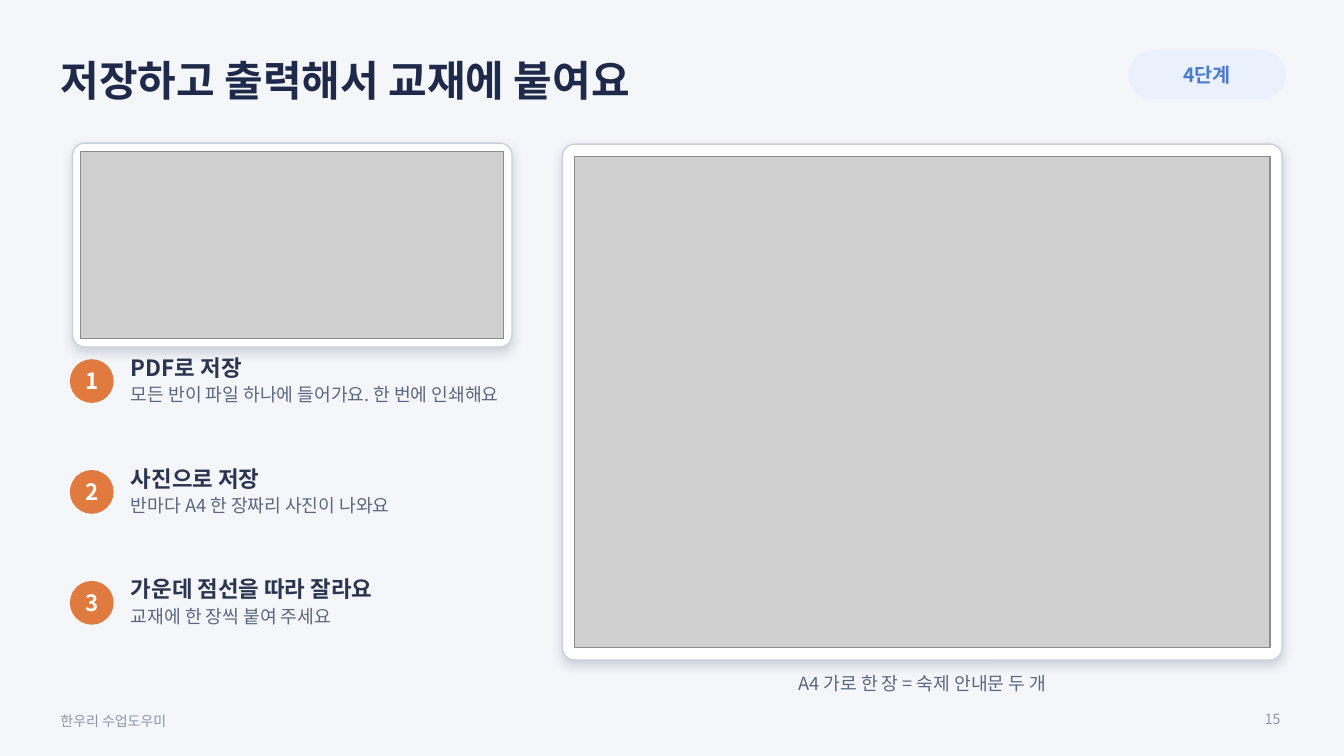
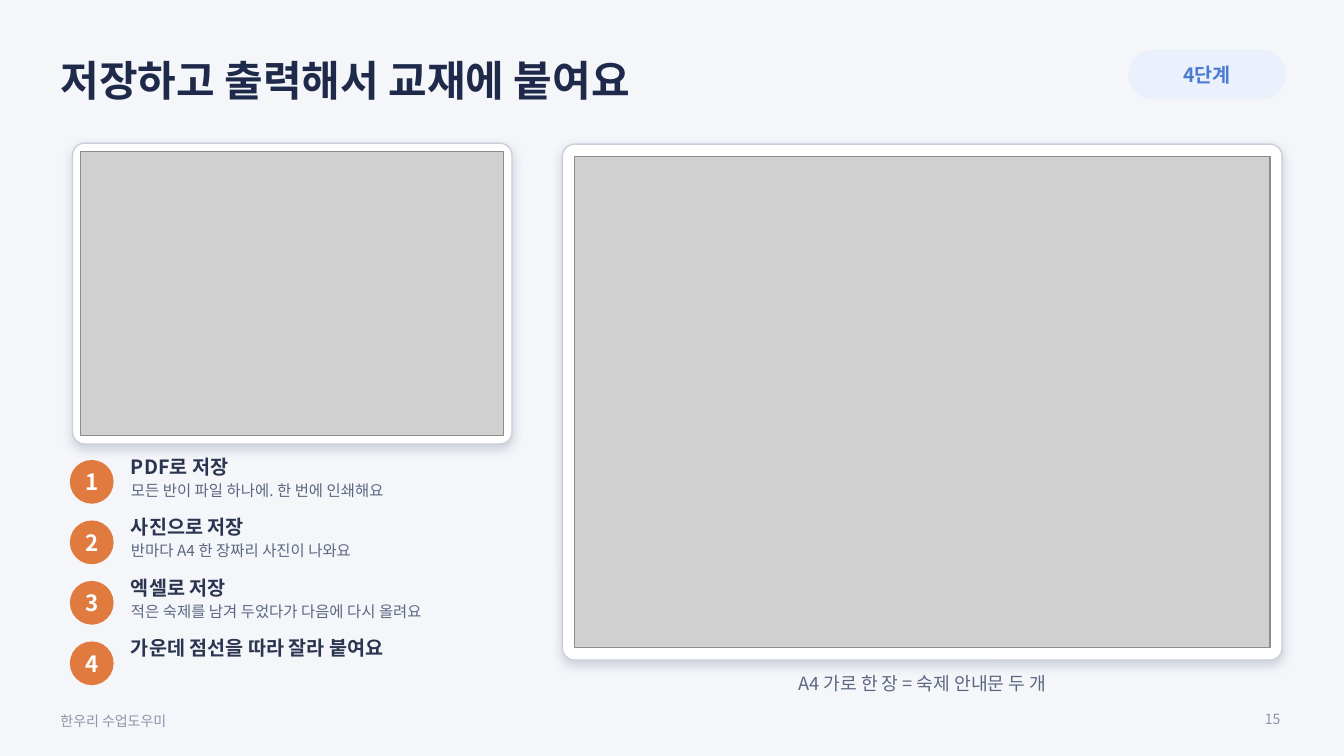
Before and after one commit to mijini164-ui/hanuri-homework-notice, a slide deck: slide 15 of forms/한우리_수업도우미_사용안내.pptx. Drawn at 1344x756 pixels with LibreOffice and Linux fonts; fonts in the diff are those of the drawing; grey boxes stand for pictures. Boxes give left, top, right and bottom in pixels: in the first picture for what was removed or moved away, otherwise in the second. Text is boxed around its words. In the diff, an @@ line names an element or a change of style, - is before the commit and + after.

```diff
--- a/forms/한우리_수업도우미_사용안내.pptx
+++ b/forms/한우리_수업도우미_사용안내.pptx
@@ rounded rectangle resized from (x1=73, y1=143, x2=512, y2=347) to (x1=73, y1=143, x2=512, y2=445) @@
@@ rounded rectangle at (x1=73, y1=143, x2=512, y2=445): proportions changed @@
@@ picture resized from (x1=81, y1=151, x2=504, y2=339) to (x1=81, y1=151, x2=504, y2=437) @@
@@ text "1" moved from (x1=85, y1=372, x2=98, y2=389) to (x1=85, y1=473, x2=98, y2=490) @@
@@ ellipse moved from (x1=71, y1=471, x2=113, y2=513) to (x1=71, y1=461, x2=113, y2=503) @@
@@ text at (x1=131, y1=457, x2=228, y2=476): size 16 to 14 pt in "PDF로 저장" @@
@@ text "PDF로 저장" moved from (x1=131, y1=357, x2=499, y2=403) to (x1=131, y1=457, x2=384, y2=497) @@
@@ text at (x1=131, y1=483, x2=384, y2=497): text changed; size 13 to 11 pt @@
-모든 반이 파일 하나에 들어가요. 한 번에 인쇄해요
+모든 반이 파일 하나에. 한 번에 인쇄해요
@@ text "2" moved from (x1=85, y1=483, x2=98, y2=500) to (x1=85, y1=534, x2=98, y2=551) @@
@@ ellipse moved from (x1=71, y1=360, x2=113, y2=402) to (x1=71, y1=521, x2=113, y2=564) @@
@@ text "사진으로 저장" moved from (x1=131, y1=468, x2=389, y2=514) to (x1=131, y1=517, x2=351, y2=557) @@
@@ text "사진으로 저장" at (x1=131, y1=517, x2=351, y2=557): size 16 to 14 pt in "사진으로 저장"; size 13 to 11 pt in "반마다 A4 한 장짜리 사진이 나와요" @@
@@ text added at (x1=131, y1=578, x2=422, y2=618), 11 pt, text #5B6680 @@
+엑셀로 저장
+적은 숙제를 남겨 두었다가 다음에 다시 올려요
@@ ellipse added at (x1=71, y1=642, x2=113, y2=685), fill #E07A3F, outline #E07A3F 1 pt @@
@@ text added at (x1=85, y1=655, x2=98, y2=672), 16 pt, text #FFFFFF, bold @@
+4
@@ text at (x1=131, y1=638, x2=383, y2=657): text changed; size 16 to 14 pt @@
-가운데 점선을 따라 잘라요
-교재에 한 장씩 붙여 주세요
+가운데 점선을 따라 잘라 붙여요
```
Also in this commit, not shown: 11 other slides changed, 3 slides added, 2 slides removed.
